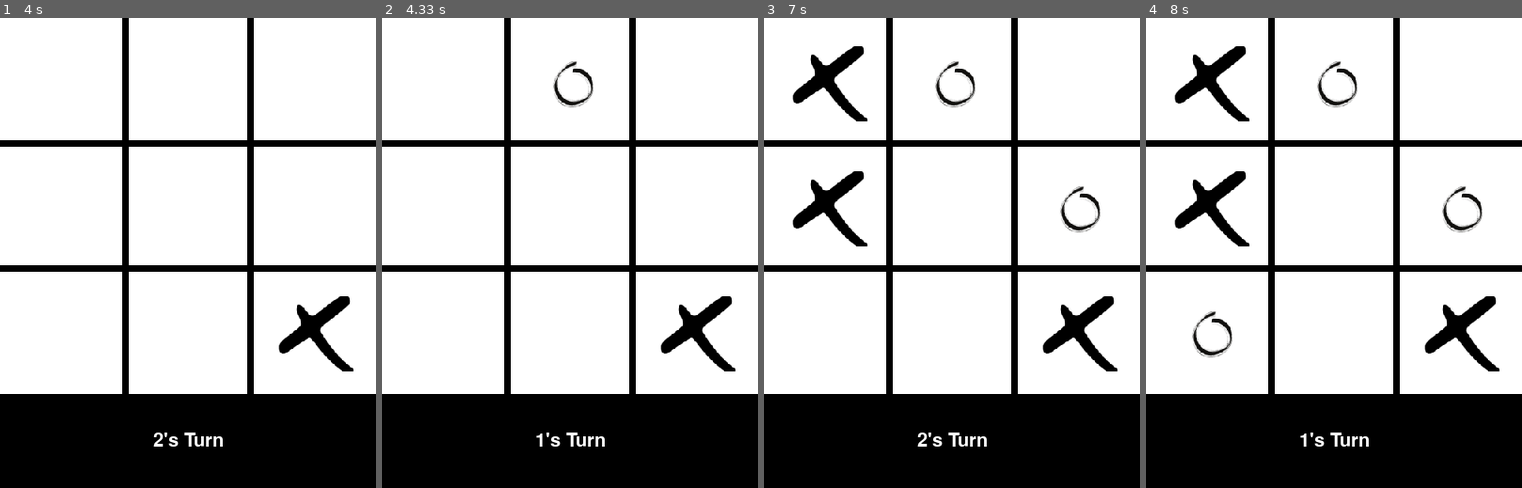
Above: before the commit, frames 1-4 (left to right).
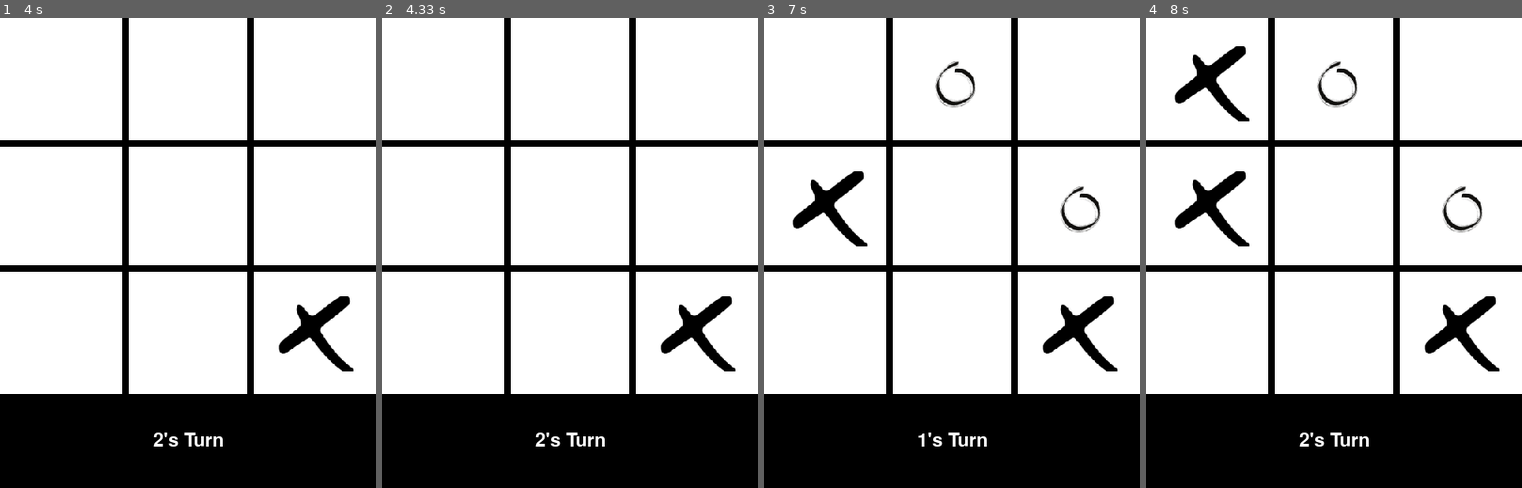
Above: after the commit, the same moments.

Repository: alexlightme/TicTacToe
Game: pygame game, started from main.py
Same seed, same stepped clock (60 frames per second), same inputs: the game is played once before the commit and once after it.
Inputs (mouse positions are in pixels of both pictures, inside the frame that each line leads up to):
- Up to frame 1 (4 s): click (285, 328) at 3.58 s; move the mouse to (127, 97) at 3.97 s
- Up to frame 2 (4.33 s): click (509, 97) at 4.28 s
- Up to frame 3 (7 s): move the mouse to (809, 149) at 4.73 s; click (809, 149) at 5.1 s; move the mouse to (1030, 168) at 5.6 s; click (1030, 168) at 5.98 s; move the mouse to (839, 93) at 6.5 s; click (839, 93) at 6.92 s
- Up to frame 4 (8 s): move the mouse to (1228, 304) at 7.47 s; click (1228, 304) at 7.93 s

Frame 1 is identical in both runs. In frame 2, 0.4% of the frame differs, in the area x 40-57%, y 9-92%; in frame 3, 1.1%, in the area x 7-44%, y 6-92%; in frame 4, 0.4%.

Commit message:
Progress bar

Diff:
--- /dev/null
+++ b/CNN.py
@@ -0,0 +1,130 @@
+
+# Load in relevant libraries, and alias where appropriate
+import torch
+import torch.nn as nn
+import torchvision
+import torchvision.transforms as transforms
+import time as t
+
+
+#Define relevant variables for the ML task
+batch_size = 64
+num_classes = 10
+learning_rate = 0.001
+num_epochs = 20
+
+# Device will determine whether to run the training on GPU or CPU.
+device = torch.device('cuda' if torch.cuda.is_available() else 'cpu')
+#device = torch.device('cpu')
+
+# Use transforms.compose method to reformat images for modeling,
+# and save to variable all_transforms for later use
+all_transforms = transforms.Compose([transforms.Resize((32,32)),
+                                     transforms.ToTensor(),
+                                     transforms.Normalize(mean=[0.4914, 0.4822, 0.4465],
+                                                          std=[0.2023, 0.1994, 0.2010])
+                                     ])
+# Create Training dataset
+train_dataset = torchvision.datasets.CIFAR10(root = './data',
+                                             train = True,
+                                             transform = all_transforms,
+                                             download = True)
+
+# Create Testing dataset
+test_dataset = torchvision.datasets.CIFAR10(root = './data',
+                                            train = False,
+                                            transform = all_transforms,
+                                            download=True)
+
+# Instantiate loader objects to facilitate processing
+train_loader = torch.utils.data.DataLoader(dataset = train_dataset,
+                                           batch_size = batch_size,
+                                           shuffle = True)
+
+
+test_loader = torch.utils.data.DataLoader(dataset = test_dataset,
+                                           batch_size = batch_size,
+                                           shuffle = True)
+
+
+
+# Creating a CNN class
+class ConvNeuralNet(nn.Module):
+    #  Determine what layers and their order in CNN object
+    def __init__(self, num_classes):
+        super(ConvNeuralNet, self).__init__()
+        self.conv_layer1 = nn.Conv2d(in_channels=3, out_channels=32, kernel_size=3)
+        self.conv_layer2 = nn.Conv2d(in_channels=32, out_channels=32, kernel_size=3)
+        self.max_pool1 = nn.MaxPool2d(kernel_size=2, stride=2)
+
+        self.conv_layer3 = nn.Conv2d(in_channels=32, out_channels=64, kernel_size=3)
+        self.conv_layer4 = nn.Conv2d(in_channels=64, out_channels=64, kernel_size=3)
+        self.max_pool2 = nn.MaxPool2d(kernel_size=2, stride=2)
+
+        self.fc1 = nn.Linear(1600, 128)
+        self.relu1 = nn.ReLU()
+        self.fc2 = nn.Linear(128, num_classes)
+
+    # Progresses data across layers
+    def forward(self, x):
+        out = self.conv_layer1(x)
+        out = self.conv_layer2(out)
+        out = self.max_pool1(out)
+
+        out = self.conv_layer3(out)
+        out = self.conv_layer4(out)
+        out = self.max_pool2(out)
+
+        out = out.reshape(out.size(0), -1)
+
+        out = self.fc1(out)
+        out = self.relu1(out)
+        out = self.fc2(out)
+        return out
+
+
+
+model = ConvNeuralNet(num_classes).to(device)
+
+# Set Loss function with criterion
+criterion = nn.CrossEntropyLoss()
+
+# Set optimizer with optimizer
+optimizer = torch.optim.SGD(model.parameters(), lr=learning_rate, weight_decay = 0.005, momentum = 0.9)
+
+total_step = len(train_loader)
+
+# We use the pre-defined number of epochs to determine how many iterations to train the network on
+for epoch in range(num_epochs):
+    # Load in the data in batches using the train_loader object
+
+    for i, (images, labels) in enumerate(train_loader):
+        batchnum = i
+        # Move tensors to the configured device
+        images = images.to(device)
+        labels = labels.to(device)
+
+        # Forward pass
+        outputs = model(images)
+        loss = criterion(outputs, labels)
+
+        # Backward and optimize
+        optimizer.zero_grad()
+        loss.backward()
+        optimizer.step()
+
+        print('\rBatch {:.4f}'.format(batchnum), end="")
+    print('Epoch [{}/{}], Loss: {:.4f}'.format(epoch + 1, num_epochs, loss.item()))
+
+with torch.no_grad():
+    correct = 0
+    total = 0
+    for images, labels in train_loader:
+        images = images.to(device)
+        labels = labels.to(device)
+        outputs = model(images)
+        _, predicted = torch.max(outputs.data, 1)
+        total += labels.size(0)
+        correct += (predicted == labels).sum().item()
+
+    print('Accuracy of the network on the {} train images: {} %'.format(50000, 100 * correct / total))
--- a/Engine.py
+++ b/Engine.py
@@ -2,7 +2,7 @@
 
 import numpy as np
 from OLD.Table import Board
-
+import random as rand
 
 class game_engine():
     def __init__(self, df):
@@ -73,6 +73,15 @@
         self.df.iloc[x-1, y-1] = player
         return
 
+    def random_move(self):
+        player = self.player
+        legal_moves_index = self.legal_moves_index()
+        move = legal_moves_index[rand.randint(0, len(legal_moves_index)-1)]
+        return move
+
+    def legal_moves_index(self):
+        legal_index = self.df[self.df == 0]
+        return legal_index.stack().index.to_list()
 
     def reset(self):
         self.df = self.initial_df.copy()
--- /dev/null
+++ b/Qlearning.py
@@ -0,0 +1,28 @@
+def learn(self, env):
+    if env.env_name == "tictactoe":
+        self.q_table = self.q_table(env)
+        for i in range(self.epochs):
+            state = env.reset()
+
+
+epochs, reward, = 0, 0, 0
+done = False
+while done != True:
+    if random.uniform(0, 1) < self.epsilon:
+        action = env.action_space.sample()  # Explore action space
+        # forbiden ilegal action
+        while state[int(action / 3)][action % 3] != 0:
+            action = env.action_space.sample()
+    else:
+        action_value_list = self.q_table[self.state_to_number(state)]
+        for action, action_value in enumerate(action_value_list):
+            if state[int(action / 3)][action % 3] != 0:
+                action_value_list[action] = np.nan
+        action = np.nanargmax(action_value_list)  # Exploit learned values
+    next_state, reward, done, info = env.step(action)
+    old_value = self.q_table[self.state_to_number(state), action]
+    next_max = np.nanmax(self.q_table[self.state_to_number(next_state)])
+    new_value = (1 - self.alpha) * old_value + self.alpha * (reward + self.gamma * next_max)
+    self.q_table[self.state_to_number(state), action] = new_value
+    state = next_state
+epochs += 1
--- a/Scratch.py
+++ b/Scratch.py
@@ -1,259 +1,23 @@
+import pygame
+import sys
 
-# importing the required libraries
-import pygame as pg
-import sys
-import time
-from pygame.locals import *
-
-# declaring the global variables
-
-# for storing the 'x' or 'o'
-# value as character
-XO = 'x'
-
-# storing the winner's value at
-# any instant of code
-winner = None
-
-# to check if the game is a draw
-draw = None
-
-# to set width of the game window
-width = 400
-
-# to set height of the game window
-height = 400
-
-# to set background color of the
-# game window
-white = (255, 255, 255)
-
-# color of the straightlines on that
-# white game board, dividing board
-# into 9 parts
-line_color = (0, 0, 0)
-
-# setting up a 3 * 3 board in canvas
-board = [[None ] *3, [None ] *3, [None ] *3]
-
-
-# initializing the pygame window
-pg.init()
-
-# setting fps manually
-fps = 30
-
-# this is used to track time
-CLOCK = pg.time.Clock()
-
-# this method is used to build the
-# infrastructure of the display
-screen = pg.display.set_mode((width, height + 100), 0, 32)
-
-# setting up a nametag for the
-# game window
-pg.display.set_caption("My Tic Tac Toe")
-
-# loading the images as python object
-initiating_window = pg.image.load("images\modified_cover-100x100.png")
-x_img = pg.image.load("images\X_modified-100x100.png")
-y_img = pg.image.load("images\o_modified-100x100.png")
-
-# resizing images
-initiating_window = pg.transform.scale(initiating_window, (width, height + 100))
-x_img = pg.transform.scale(x_img, (80, 80))
-o_img = pg.transform.scale(y_img, (80, 80))
-
-def game_initiating_window():
-
-    # displaying over the screen
-    screen.blit(initiating_window, (0, 0))
-
-    # updating the display
-    pg.display.update()
-    time.sleep(3)
-    screen.fill(white)
-
-    # drawing vertical lines
-    pg.draw.line(screen, line_color, (width / 3, 0), (width / 3, height), 7)
-    pg.draw.line(screen, line_color, (width / 3 * 2, 0), (width / 3 * 2, height), 7)
-
-    # drawing horizontal lines
-    pg.draw.line(screen, line_color, (0, height / 3), (width, height / 3), 7)
-    pg.draw.line(screen, line_color, (0, height / 3 * 2), (width, height / 3 * 2), 7)
-    draw_status()
-
-def draw_status():
-
-    # getting the global variable draw
-    # into action
-    global draw
-
-    if winner is None:
-        message = XO.upper() + "'s Turn"
-    else:
-        message = winner.upper() + " won !"
-    if draw:
-        message = "Game Draw !"
-
-    # setting a font object
-    font = pg.font.Font(None, 30)
-
-    # setting the font properties like
-    # color and width of the text
-    text = font.render(message, 1, (255, 255, 255))
-
-    # copy the rendered message onto the board
-    # creating a small block at the bottom of the main display
-    screen.fill ((0, 0, 0), (0, 400, 500, 100))
-    text_rect = text.get_rect(center=(width / 2, 500 - 50))
-    screen.blit(text, text_rect)
-    pg.display.update()
-
-def check_win():
-    global board, winner, draw
-
-    # checking for winning rows
-    for row in range(0, 3):
-        if((board[row][0] == board[row][1] == board[row][2]) and (board [row][0] is not None)):
-            winner = board[row][0]
-            pg.draw.line(screen, (250, 0, 0),
-                         (0, (row + 1 ) *height / 3 -height / 6),
-                         (width, (row + 1) * height / 3 - height / 6),
-                         4)
-            break
-
-    # checking for winning columns
-    for col in range(0, 3):
-        if ((board[0][col] == board[1][col] == board[2][col]) and (board[0][col] is not None)):
-            winner = board[0][col]
-            pg.draw.line(screen, (250, 0, 0), ((col + 1) * width / 3 - width / 6, 0), \
-                         ((col + 1) * width / 3 - width / 6, height), 4)
-            break
-
-    # check for diagonal winners
-    if (board[0][0] == board[1][1] == board[2][2]) and (board[0][0] is not None):
-        # game won diagonally left to right
-        winner = board[0][0]
-        pg.draw.line(screen, (250, 70, 70), (50, 50), (350, 350), 4)
-
-    if (board[0][2] == board[1][1] == board[2][0]) and (board[0][2] is not None):
-        # game won diagonally right to left
-        winner = board[0][2]
-        pg.draw.line(screen, (250, 70, 70), (350, 50), (50, 350), 4)
-
-    if (all([all(row) for row in board]) and winner is None):
-        draw = True
-    draw_status()
-
-
-def drawXO(row, col):
-    global board, XO
-
-    # for the first row, the image
-    # should be pasted at a x coordinate
-    # of 30 from the left margin
-    if row == 1:
-        posx = 30
-
-    # for the second row, the image
-    # should be pasted at a x coordinate
-    # of 30 from the game line
-    if row == 2:
-        # margin or width / 3 + 30 from
-        # the left margin of the window
-        posx = width / 3 + 30
-
-    if row == 3:
-        posx = width / 3 * 2 + 30
-
-    if col == 1:
-        posy = 30
-
-    if col == 2:
-        posy = height / 3 + 30
-
-    if col == 3:
-        posy = height / 3 * 2 + 30
-
-    # setting up the required board
-    # value to display
-    board[row - 1][col - 1] = XO
-
-    if (XO == 'x'):
-
-        # pasting x_img over the screen
-        # at a coordinate position of
-        # (pos_y, posx) defined in the
-        # above code
-        screen.blit(x_img, (posy, posx))
-        XO = 'o'
-
-    else:
-        screen.blit(o_img, (posy, posx))
-        XO = 'x'
-    pg.display.update()
-
-
-def user_click():
-    # get coordinates of mouse click
-    x, y = pg.mouse.get_pos()
-
-    # get column of mouse click (1-3)
-    if (x < width / 3):
-        col = 1
-
-    elif (x < width / 3 * 2):
-        col = 2
-
-    elif (x < width):
-        col = 3
-
-    else:
-        col = None
-
-    # get row of mouse click (1-3)
-    if (y < height / 3):
-        row = 1
-
-    elif (y < height / 3 * 2):
-        row = 2
-
-    elif (y < height):
-        row = 3
-
-    else:
-        row = None
-
-    # after getting the row and col,
-    # we need to draw the images at
-    # the desired positions
-    if (row and col and board[row - 1][col - 1] is None):
-        global XO
-        drawXO(row, col)
-        check_win()
-
-
-def reset_game():
-    global board, winner, XO, draw
-    time.sleep(3)
-    XO = 'x'
-    draw = False
-    game_initiating_window()
-    winner = None
-    board = [[None] * 3, [None] * 3, [None] * 3]
-
-
-game_initiating_window()
-
-while (True):
-    for event in pg.event.get():
-        if event.type == QUIT:
-            pg.quit()
-            sys.exit()
-        elif event.type == MOUSEBUTTONDOWN:
-            user_click()
-            if (winner or draw):
-                reset_game()
-    pg.display.update()
-    CLOCK.tick(fps)
+def checkAllKeys ( a , b , c ):
+   if a == True and b == True and c == True:
+      ev = pygame.event.Event ( pygame.USEREVENT )
+      pygame.event.post ( ev )
+pygame.display.init()
+screen = pygame.display.set_mode ( ( 320 , 240 ) )
+pressedA = False
+pressedB = False
+pressedC = False
+while 1:
+   for event in pygame.event.get():
+      if event.type == pygame.QUIT:
+         sys.exit()
+      elif event.type == pygame.KEYDOWN:
+         if event.key == ord ( "a" ): pressedA = True
+         elif event.key == ord ( "b" ): pressedB = True
+         elif event.key == ord ( "c" ): pressedC = True
+         checkAllKeys ( pressedA , pressedB , pressedC )
+      elif event.type == pygame.USEREVENT:
+         print ( "You have pressed a, b, and c" )
--- /dev/null
+++ b/Tools.py
@@ -0,0 +1,12 @@
+def progress_bar(current, total, bar_length=20):
+    fraction = current / total
+
+    arrow = int(fraction * bar_length - 1) * '-' + '>'
+    padding = int(bar_length - len(arrow)) * ' '
+
+    if current == total:
+        ending = '\n'
+    else:
+        ending = '\r'
+
+    return f'Progress: [{arrow}{padding}] {int(fraction*100)}%'#, end=ending)
--- a/main.py
+++ b/main.py
@@ -1,12 +1,15 @@
 import random
+import time
+import curses
 
 from pygame_board_AL import pygame_display
 
 from Engine import *
 from OLD.Table import *
 import pygame as pg
-
-
+import time as t
+from Tools import *
+import sys
 random.seed(34567)
 
 
@@ -15,6 +18,7 @@
 engine = game_engine(DF)
 user_input =True
 player = 1
+random_gen = False
 #/////////////////////////////////////////////////////////////////////////////
 # OLD DISPLAY AND ENGINE
 # for i in range(200):
@@ -25,20 +29,46 @@
 #     engine.check_draw()
 #     player = (engine.turn-1) % 2 +1
 #/////////////////////////////////////////////////////////////////////////////
-
+red     = "\033[0;31m"
+print(red)
 pg_display = pygame_display(DF)
 
+count = 0
 # Pygame
+print("\n")
 while (True):
-
+    time.sleep(.3)
     event_list = pg.event.get()
     for event in event_list:
+        t1 = time.time()
         if event.type == pg.QUIT:
             pg.quit()
             sys.exit()
+        elif random_gen:
+            count += 1
+            move = pg_display.random_move()
+            # pg.quit()
+            # sys.exit()
+            column = pg_display.df.columns.get_loc(move[1])+1
+            row = move[0]+1
+            pg_display.draw_state(row,column, player)
+            pg_display.draw_status()
+            if (pg_display.winner or pg_display.draw):
+                pg_display.reset_game()
+
         elif event.type == pg.MOUSEBUTTONDOWN:
+            count += 1
             pg_display.user_click()
             if (pg_display.winner or pg_display.draw):
                 pg_display.reset_game()
-    pg.display.update()
+
+        t2 = time.time()
+        # print(f"\rAverage event time: {(t2-t1)/len(event_list)}")
+        if ((t2-t1)/len(event_list)) > 1:
+            print("SLOWPOKE")
+
+        sys.stdout.write(f"\rNumber of events:{progress_bar(count, 9)}")
+        sys.stdout.flush()
+
+        pg.display.update()
     pg_display.CLOCK.tick(pg_display.fps)
--- a/pygame_board_AL.py
+++ b/pygame_board_AL.py
@@ -187,34 +187,7 @@
         # we need to draw the images at
         # the desired positions
         if (row and col and board.iloc[row - 1][col - 1] == 0):
-            self.drawXO(row, col)
-            self.draw = self.check_draw()
-            self.winner = self.check_win(XO)
-            if self.winner:
-                result = self.winner[1]
-                if result.index[result.iloc[0,:]==1].tolist():
-                    if len(result.index[result.iloc[0,:]==1].tolist())==3:
-                        max_c1 = max(result.index[result.iloc[0, :] == 1].tolist())
-                        pg.draw.line(self.screen, (250, 0, 0),
-                                     (1 * self.width / 3 - self.width / 6, (1) * self.height / 3 - self.height / 6),
-                                     (2 * self.width / 3 + self.width / 6, (1) * self.height / 3 - self.height / 6),
-                                     4)
-                    else:
-                        max_c1 = max(result.index[result.iloc[0,:]==1].tolist())
-                        max_c3 = max(result.index[result.iloc[2,:]==1].tolist())
-                        pg.draw.line(self.screen, (250, 0, 0),
-                                     (max_c1 * self.width / 3 + self.width / 6, (1) * self.height / 3 - self.height / 6),
-                                     (max_c3 * self.width / 3 + self.width / 6, (3) * self.height / 3 - self.height / 6),
-                                     4)
-
-                else:
-                    max_r1 = max(result.index[result.iloc[:,0]==1].tolist())
-                    max_r3 = max(result.index[result.iloc[:,2]==1].tolist())
-                    pg.draw.line(self.screen, (250, 0, 0),
-                                 (1 * self.width / 3 - self.width / 6, (max_r1) * self.height / 3 + self.height / 6),
-                                 (3 * self.width / 3 - self.width / 6, (max_r3) * self.height / 3 + self.height / 6),
-                                 4)
-
+            self.draw_state(row,col,XO)
             self.draw_status()
 
     def reset_game(self):
@@ -224,3 +197,35 @@
         self.game_initiating_window()
         self.winner = None
         self.reset()
+
+
+
+
+    def draw_state(self, row, col, XO):
+        self.drawXO(row, col)
+        self.draw = self.check_draw()
+        self.winner = self.check_win(XO)
+        if self.winner:
+            result = self.winner[1]
+            if result.index[result.iloc[0, :] == 1].tolist():
+                if len(result.index[result.iloc[0, :] == 1].tolist()) == 3:
+                    max_c1 = max(result.index[result.iloc[0, :] == 1].tolist())
+                    pg.draw.line(self.screen, (250, 0, 0),
+                                 (1 * self.width / 3 - self.width / 6, (1) * self.height / 3 - self.height / 6),
+                                 (2 * self.width / 3 + self.width / 6, (1) * self.height / 3 - self.height / 6),
+                                 4)
+                else:
+                    max_c1 = max(result.index[result.iloc[0, :] == 1].tolist())
+                    max_c3 = max(result.index[result.iloc[2, :] == 1].tolist())
+                    pg.draw.line(self.screen, (250, 0, 0),
+                                 (max_c1 * self.width / 3 + self.width / 6, (1) * self.height / 3 - self.height / 6),
+                                 (max_c3 * self.width / 3 + self.width / 6, (3) * self.height / 3 - self.height / 6),
+                                 4)
+
+            else:
+                max_r1 = max(result.index[result.iloc[:, 0] == 1].tolist())
+                max_r3 = max(result.index[result.iloc[:, 2] == 1].tolist())
+                pg.draw.line(self.screen, (250, 0, 0),
+                             (1 * self.width / 3 - self.width / 6, (max_r1) * self.height / 3 + self.height / 6),
+                             (3 * self.width / 3 - self.width / 6, (max_r3) * self.height / 3 + self.height / 6),
+                             4)
